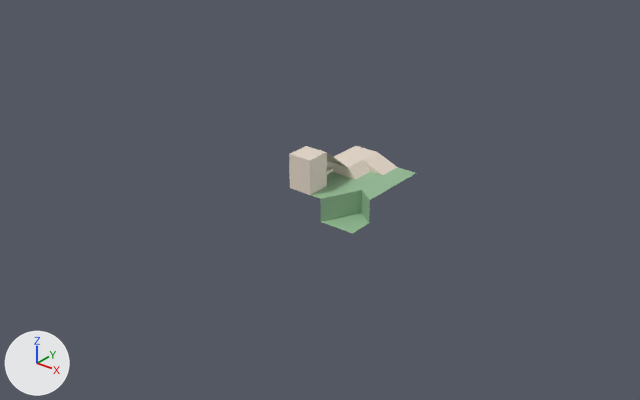
The glTF model ratchet/assets/character_controller2.glb, before and after one commit.
Before and after are seen from a 50 mm lens placed at (92.7, -126.5, 71.7), pointed at (-8.8, 0.3, -7.0). Arrows for +X, +Y and +Z are at lower left; the lights stay in place. Vertices at the same position are counted once.

In view in the first picture: 'Ground', 'Platform.001', 'Ramp', 'Ramp.001'.
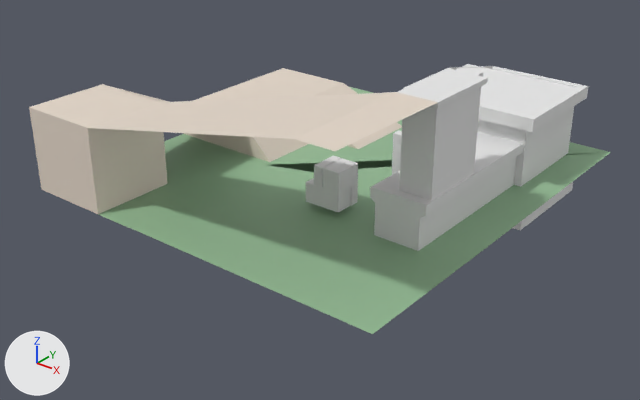
The change, as a diff of the scene's bpy script:
```diff
--- a/ratchet/assets/character_controller2.glb.py
+++ b/ratchet/assets/character_controller2.glb.py
@@ me_plane @@
-me_plane.from_pydata(...)  # 17 vertices, 20 faces; spans x -7.5..7.5, y -10.5..10.5, z -4.8..0.0
+me_plane.from_pydata(...)  # 14 vertices, 14 faces; spans x -7.5..15.5, y -10.5..14.9, z 0.0
+# me_plane part 1
+# 11 vertices are removed from x 0.0..7.5, y -10.5..10.5, z -4.8..0.0
+# 18 faces are deleted
+# 1 vertex moves from x -7.5, y 10.5, z 0.0 to x -7.5, y 14.9, z 0.0
+# 8 vertices are added at x 0.0..15.5, y -10.5..14.9, z 0.0
+# 12 new faces join them
 me_plane.materials.append(mat_ground)
@@ ob_ground @@
 ob_ground = bpy.data.objects.new('Ground', me_plane)
-ob_ground.location = (0.0, 0.0, 0.0)
+ob_ground.location = (-23.6, 0.1, -3.2)
+ob_ground.scale = (3.49, 3.49, 3.49)
@@ ob_platform_001 @@
-ob_platform_001 = bpy.data.objects.new('Platform.001', me_cube_002)
@@ ob_ramp @@
 ob_ramp = bpy.data.objects.new('Ramp', me_cube_009)
-ob_ramp.location = (-1.3, 3.0, 0.7)
+ob_ramp.location = (-28.3, 10.6, -0.8)
+ob_ramp.scale = (3.49, 3.49, 3.49)
@@ ob_ramp_001 @@
 ob_ramp_001 = bpy.data.objects.new('Ramp.001', me_cube_010)
-ob_ramp_001.location = (-0.3, 8.0, 0.7)
+ob_ramp_001.location = (-24.8, 28.0, -0.8)
+ob_ramp_001.scale = (3.49, 3.49, 3.49)
@@ ob_object_combinedlevel_002 @@
+ob_object_combinedlevel_002 = bpy.data.objects.new('Object_CombinedLevel.002', me_object_combinedlevel_002)  # 1447 vertices, 2608 faces; spans x 270.5..345.8, y 209.5..293.6, z 24.0..60.1; in mat_mtl_333 (white #e7e7e7), mat_mtl_342 (white #e7e7e7), mat_mtl_348 (white #e7e7e7), mat_mtl_349 (white #e7e7e7), mat_mtl_353 (white #e7e7e7), mat_mtl_355 (white #e7e7e7), mat_mtl_367 (white #e7e7e7), mat_mtl_374 (white #e7e7e7), mat_mtl_384 (white #e7e7e7), mat_mtl_385 (white #e7e7e7), mat_mtl_389 (white #e7e7e7), mat_mtl_579 (white #e7e7e7), mat_mtl_606 (white #e7e7e7), mat_mtl_609 (white #e7e7e7), mat_mtl_612 (white #e7e7e7), mat_mtl_649 (white #e7e7e7), mat_mtl_650 (white #e7e7e7), mat_mtl_651 (white #e7e7e7), mat_mtl_652 (white #e7e7e7), mat_mtl_653 (white #e7e7e7), mat_environment (white #e7dacb)
+ob_object_combinedlevel_002.location = (-320.4, -246.1, -36.0)
```

Changed parts and their boxes (x1, y1, x2, y2) in the pictures (640 x 400 px; the box of a moved part takes in the faces that stretch with it):
'Object_CombinedLevel.002', added: after (29, 64, 589, 251)
'Ground', reshaped, moved, rescaled: before (311, 167, 416, 234); after (98, 86, 611, 334)
'Platform.001', deleted: before (289, 146, 377, 195)
'Ramp', moved, rescaled: before (348, 160, 371, 179); after (245, 136, 309, 162)
'Ramp.001', moved, rescaled: before (363, 152, 397, 175); after (314, 83, 402, 149)
part 1 of me_plane, moved or reshaped: before (321, 167, 416, 234); after (129, 86, 611, 334)
